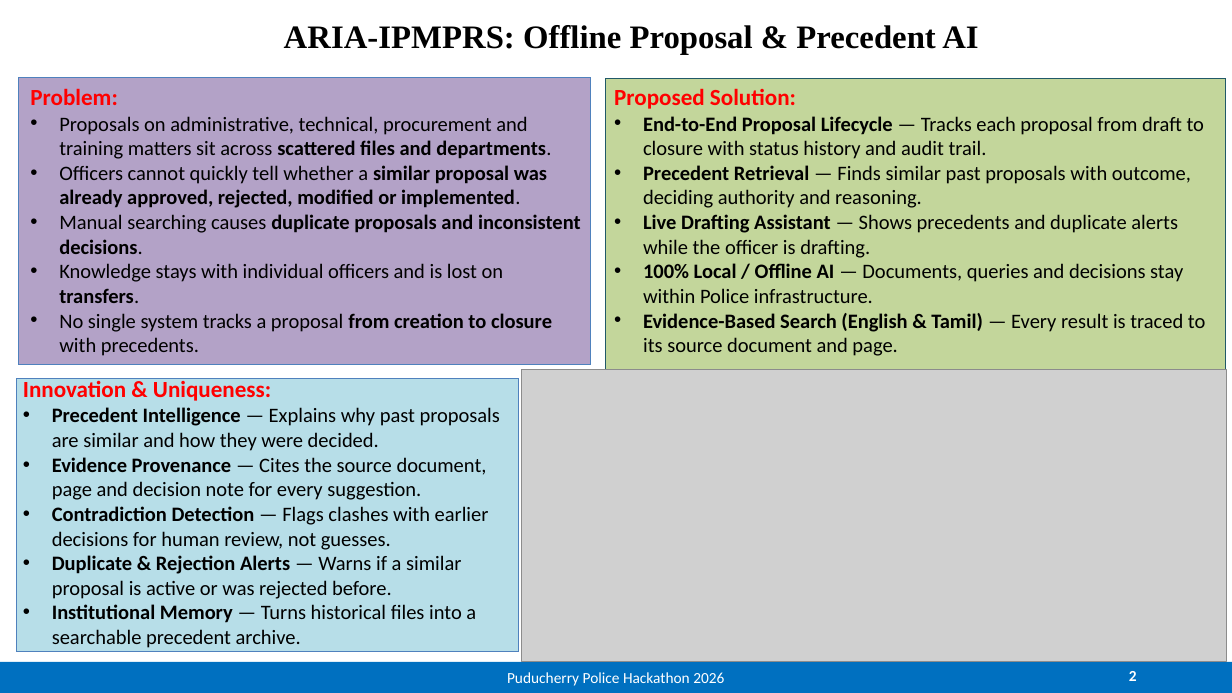
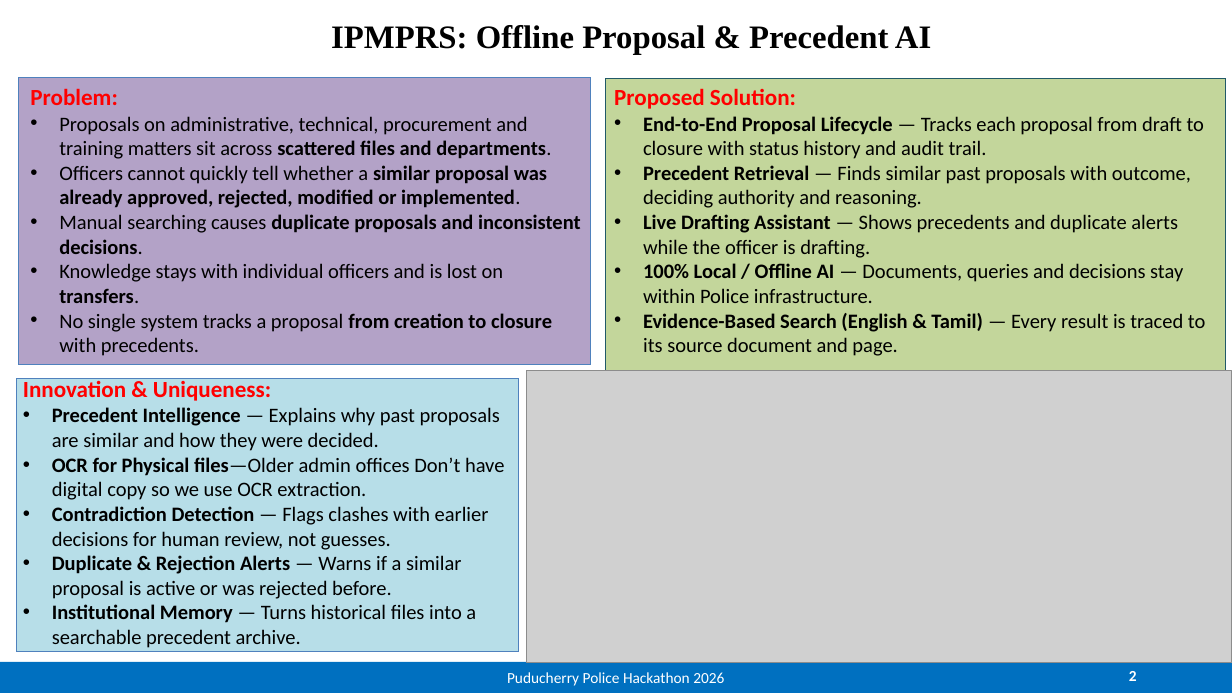
Before and after one commit to JeevanHaris/IMPRS, a slide deck: slide 2 of Puducherry_Police_Hackathon_IPMPRS.pptx. Drawn at 1232x693 pixels with LibreOffice and Linux fonts; fonts in the diff are those of the drawing; grey boxes stand for pictures. Boxes give left, top, right and bottom in pixels: in the first picture for what was removed or moved away, otherwise in the second. Text is boxed around its words. In the diff, an @@ line names an element or a change of style, - is before the commit and + after.

```diff
--- a/Puducherry_Police_Hackathon_IPMPRS.pptx
+++ b/Puducherry_Police_Hackathon_IPMPRS.pptx
@@ title at [331, 25, 931, 55]: text changed @@
-ARIA-IPMPRS: Offline Proposal & Precedent AI
+IPMPRS: Offline Proposal & Precedent AI
@@ picture: place and size @@
-picture at [521, 370, 1226, 662]
+picture at [527, 371, 1232, 663]
@@ text at [52, 457, 504, 500]: text changed @@
-• Evidence Provenance — Cites the source document, page and decision note for every suggestion.
+• OCR for Physical files—Older admin offices Don’t have digital copy so we use OCR extraction.
```
Also in this commit, not shown: 3 other slides changed, 12 other files.
